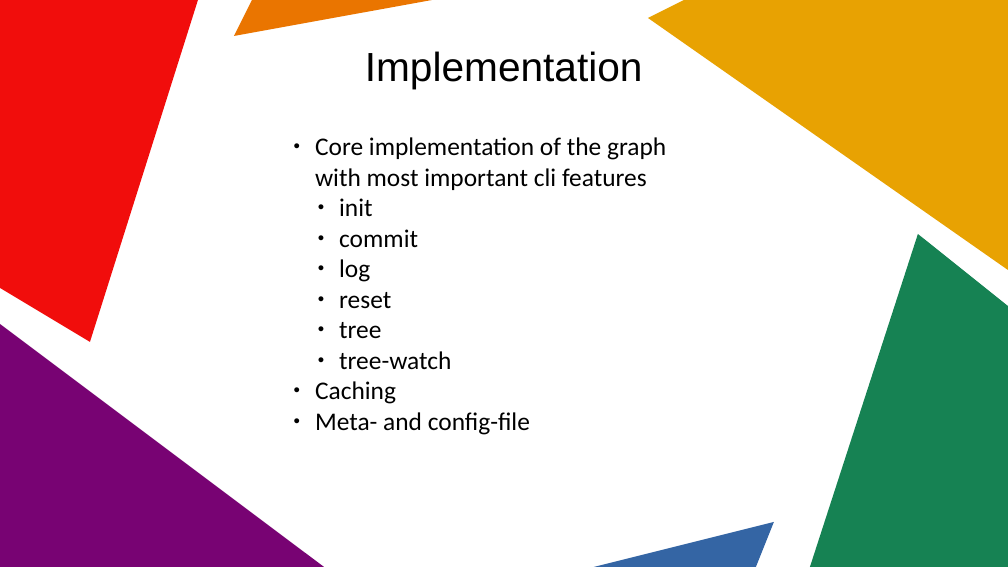
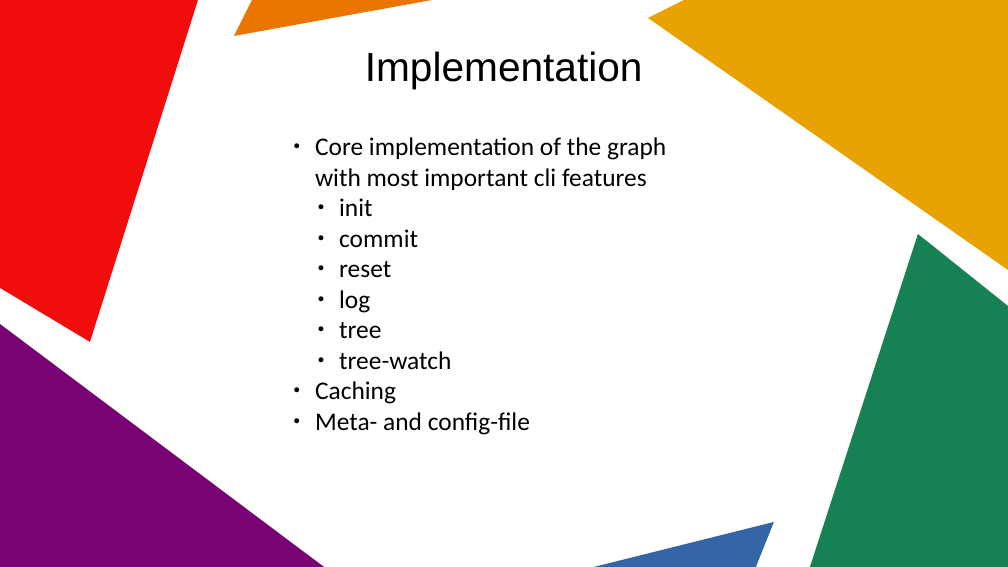
Before and after one commit to WhiteBlackGoose/tri, a slide deck: slide 3 of pres/Intermediate Presentation.odp (slide 4 before the commit). Drawn at 1008x567 pixels with LibreOffice and Linux fonts; fonts in the diff are those of the drawing. Boxes give left, top, right and bottom in pixels: in the first picture for what was removed or moved away, otherwise in the second. Text is boxed around its words. In the diff, an @@ line names an element or a change of style, - is before the commit and + after.

```diff
--- a/pres/Intermediate Presentation.odp
+++ b/pres/Intermediate Presentation.odp
@@ text at <box>339,198,451,370</box>: list level 3 to 2 in "init"; list level 3 to 2 in "commit"; list level 3 to 2 in "log"; list level 3 to 2 in "tree"; list level 3 to 2 in "tree-watch" @@
@@ text at <box>339,261,391,277</box>: paragraph added @@
+  ● reset
@@ text at <box>339,292,391,308</box>: paragraph removed @@
-    ● reset
```
Also in this commit, not shown: 2 other slides changed, 1 other file.
